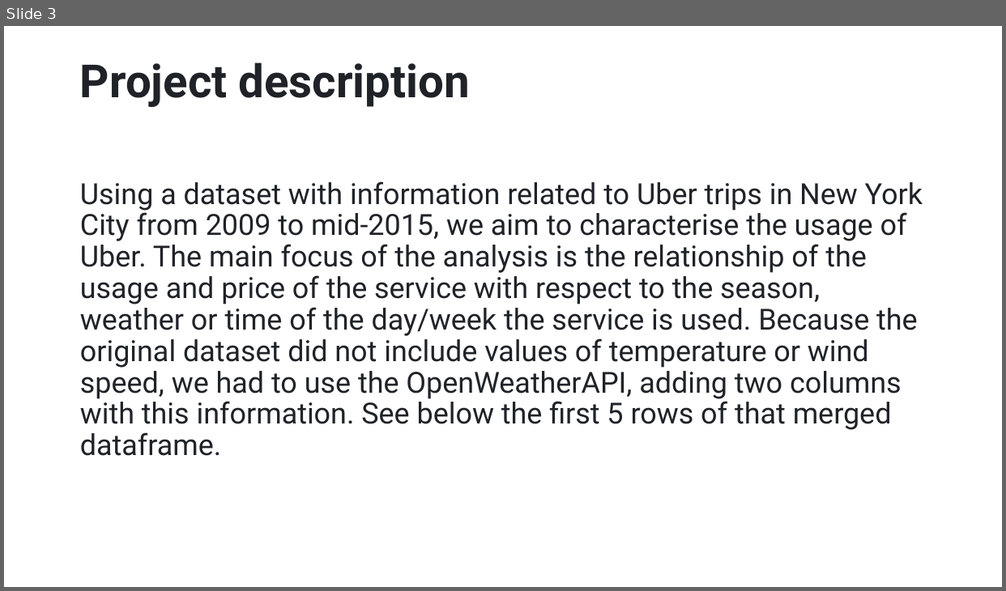
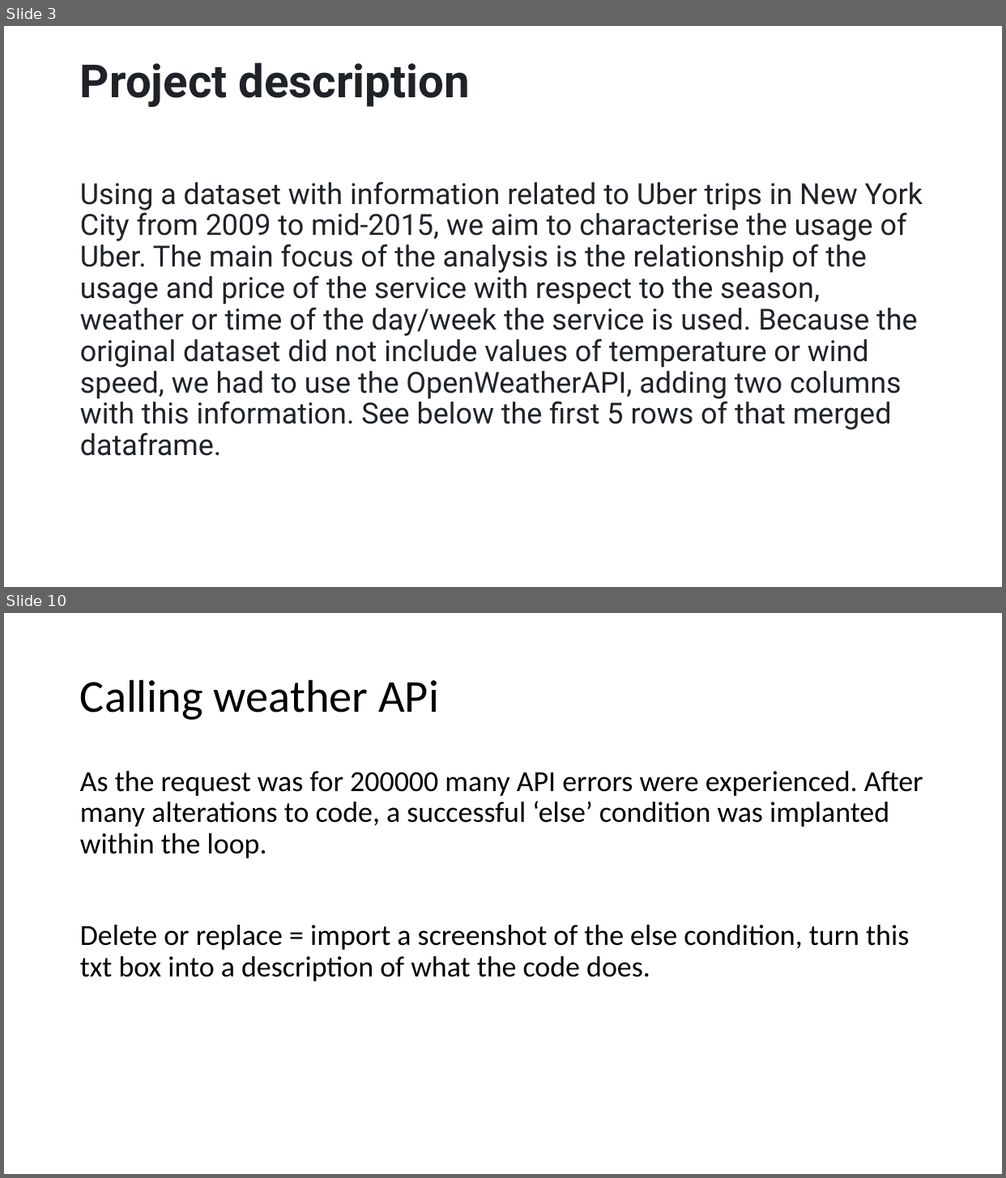
Before and after one commit to leedavidarmstrong/project-one, a slide deck: Characterisation_of_Uber_usage.pptx. Shown one above the other, each under a label of ours: slide 3 before the commit, slides 3 and 10 after it; the slides between them are not shown. The pictures are 1006x591 and 1006x1178 pixels, drawn with LibreOffice and Linux fonts; fonts in the diff are those of the drawing. Boxes give left, top, right and bottom in pixels: in the first picture for what was removed or moved away, otherwise in the second. Text is boxed around its words. In the diff, an @@ line names an element or a change of style, - is before the commit and + after.

```diff
--- a/Characterisation_of_Uber_usage.pptx
+++ b/Characterisation_of_Uber_usage.pptx
@@ slide 10 added at bbox=[4, 613, 1002, 1174], background #FFFFFF @@
@@ title added at bbox=[80, 679, 439, 720], 44 pt, text #000000 @@
+Calling weather APi
@@ text added at bbox=[80, 771, 923, 858], 28 pt, text #000000 @@
+As the request was for 200000 many API errors were experienced. After many alterations to code, a successful ‘else’ condition was implanted within the loop.
@@ text added at bbox=[80, 925, 909, 982], 28 pt, text #000000 @@
+Delete or replace = import a screenshot of the else condition, turn this txt box into a description of what the code does.
```
Also in this commit, not shown: 2 slides changed, 32 other slides added.
